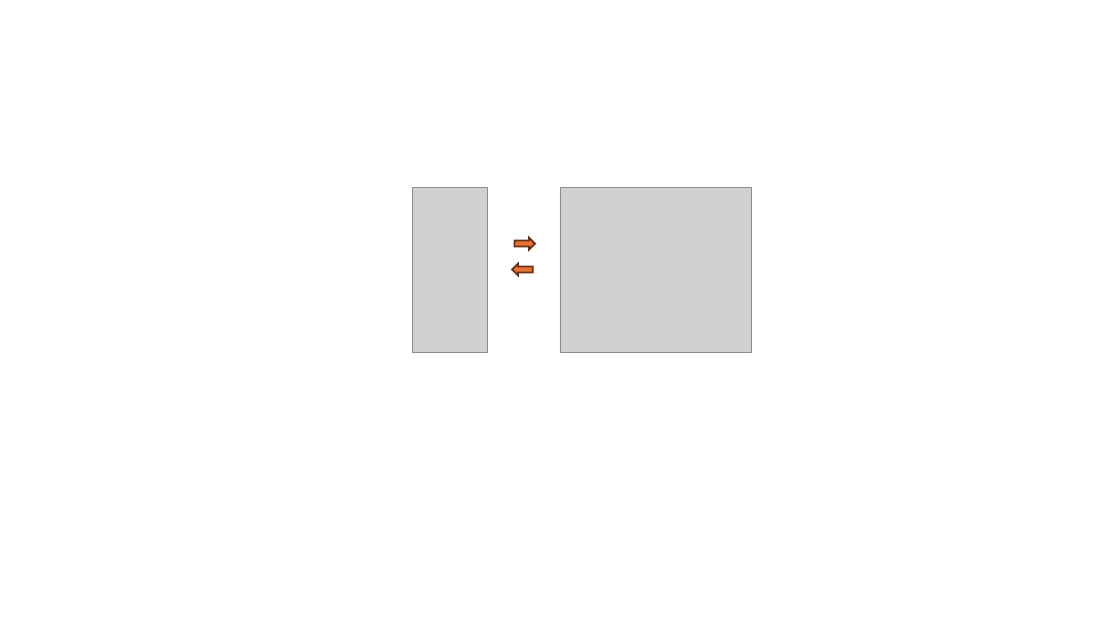
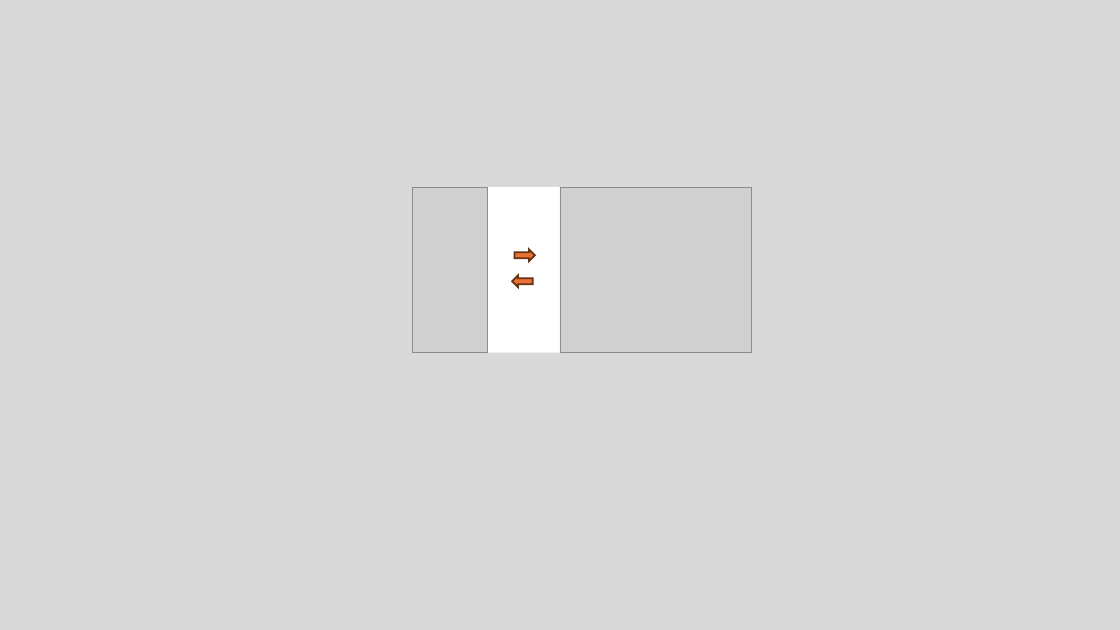
Before and after one commit to deckerth/FoobarRemoteController2, a slide deck: slide 6 of assets/launcher_icon.pptx. Drawn at 1120x630 pixels with LibreOffice and Linux fonts; fonts in the diff are those of the drawing; grey boxes stand for pictures. Boxes give left, top, right and bottom in pixels: in the first picture for what was removed or moved away, otherwise in the second. Text is boxed around its words. In the diff, an @@ line names an element or a change of style, - is before the commit and + after.

```diff
--- a/assets/launcher_icon.pptx
+++ b/assets/launcher_icon.pptx
@@ background #FFFFFF to #D9D9D9 @@
@@ rectangle added at <box>413,187,751,353</box>, fill #FFFFFF @@
@@ right arrow: place and size @@
-right arrow at <box>514,238,534,250</box>
+right arrow at <box>514,250,534,261</box>
@@ right arrow: place and size @@
-right arrow at <box>513,264,533,276</box>
+right arrow at <box>513,276,533,287</box>
```
Also in this commit, not shown: 4 other files.
